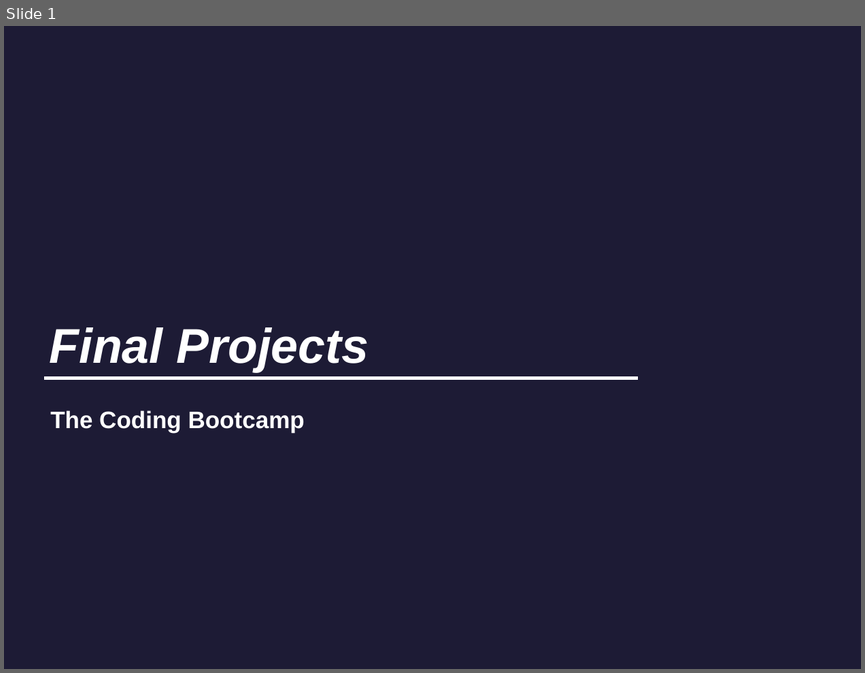
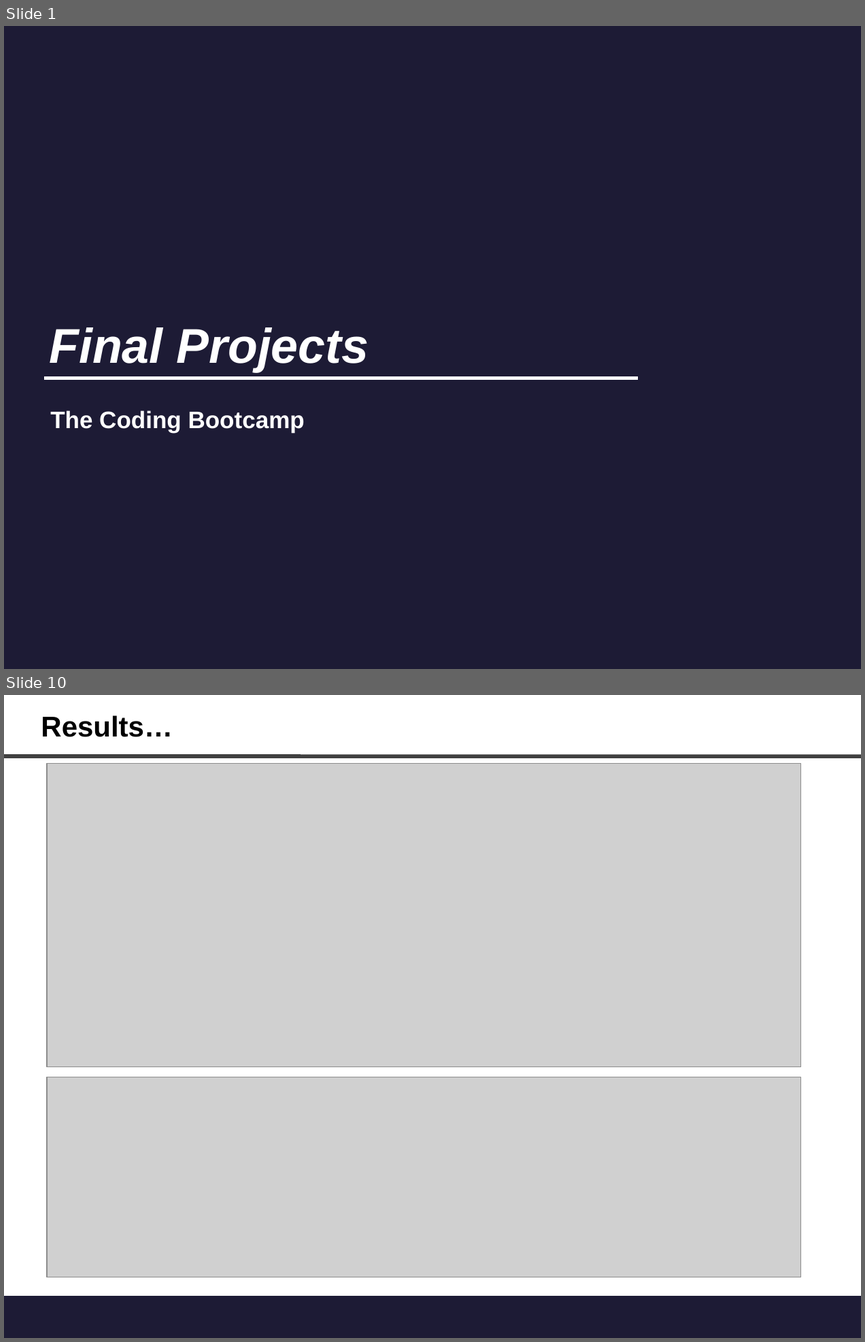
Before and after one commit to chaseleinart/FastFood, a slide deck: public/app_concept/FinalProject.odp. Shown one above the other, each under a label of ours: slide 1 before the commit, slides 1 and 10 after it; the slides between them are not shown. The pictures are 865x673 and 865x1342 pixels, drawn with LibreOffice and Linux fonts; fonts in the diff are those of the drawing; grey boxes stand for pictures; background and template pictures are left out. Boxes give left, top, right and bottom in pixels: in the first picture for what was removed or moved away, otherwise in the second. Text is boxed around its words. In the diff, an @@ line names an element or a change of style, - is before the commit and + after.

```diff
--- a/public/app_concept/FinalProject.odp
+++ b/public/app_concept/FinalProject.odp
@@ slide 10 added at <box>4,695,861,1338</box>, background #FFFFFF @@
@@ text added at <box>41,715,173,737</box>, 24 pt, text #000000, bold @@
+Results…
@@ line added from (4, 756) to (861, 757), #404040 3.26 pt @@
@@ picture added at <box>47,764,801,1067</box> @@
@@ picture added at <box>47,1077,801,1277</box> @@
@@ rectangle added at <box>4,1295,861,1338</box>, fill #1D1B35 @@
```
Also in this commit, not shown: 10 other slides added, 21 slides removed, 11 other files.
